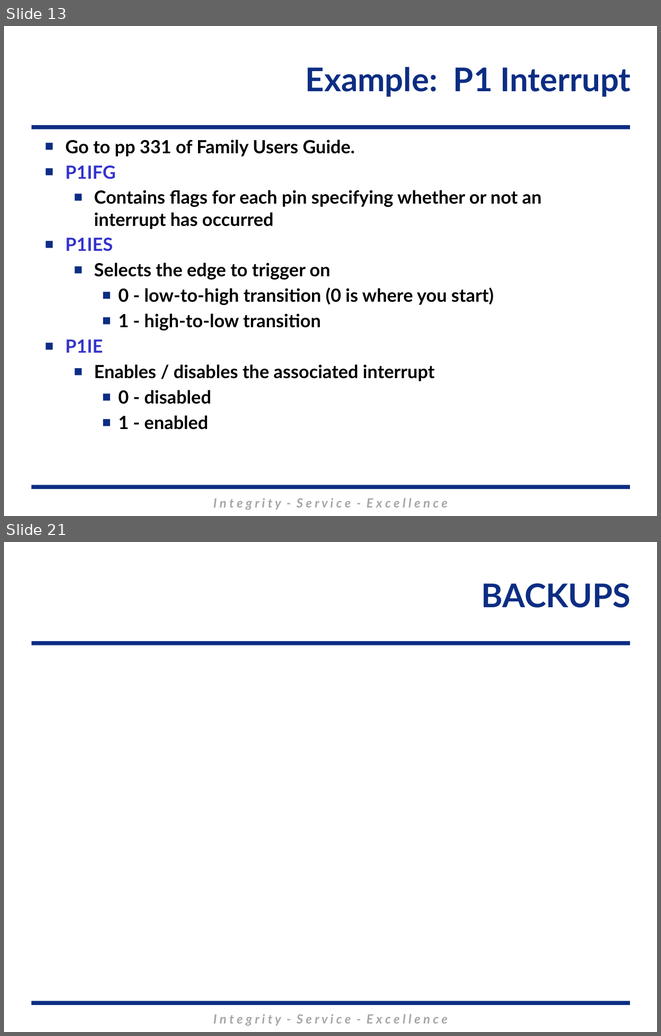
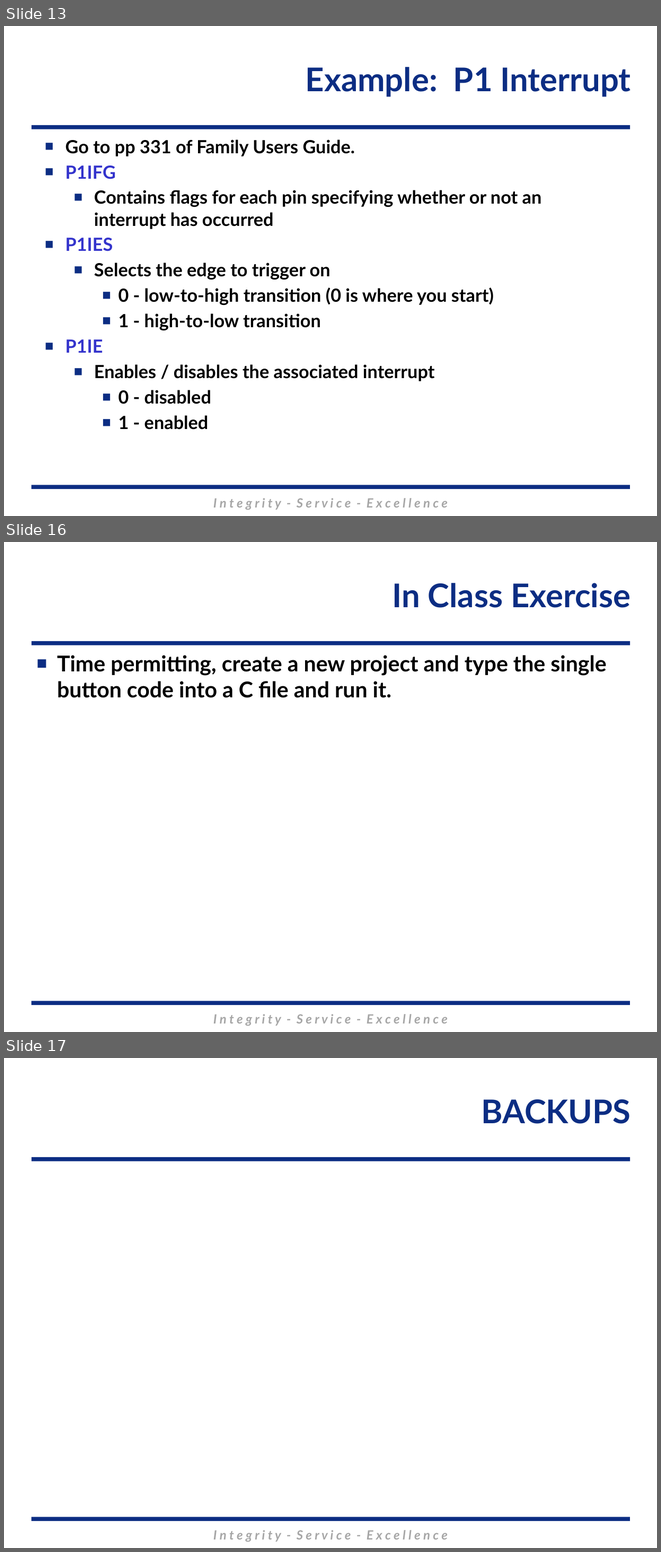
Before and after one commit to MarsUniversity/ECE382, a slide deck: source/lessons/lsn24-25/Lsn24-25.pptx. Shown one above the other, each under a label of ours: slides 13 and 21 before the commit, slides 13, 16 and 17 after it; the slides between them are not shown. The pictures are 661x1036 and 661x1552 pixels, drawn with LibreOffice and Linux fonts; fonts in the diff are those of the drawing; background and template pictures are left out. Boxes give left, top, right and bottom in pixels: in the first picture for what was removed or moved away, otherwise in the second. Text is boxed around its words. In the diff, an @@ line names an element or a change of style, - is before the commit and + after.

```diff
--- a/source/lessons/lsn24-25/Lsn24-25.pptx
+++ b/source/lessons/lsn24-25/Lsn24-25.pptx
@@ slide 16 added at <box>4,542,657,1032</box>, background #FFFFFF; not listed: 3 template elements that a slide beside it also shows @@
@@ title added at <box>392,583,630,608</box>, 36 pt, text #0C2D83, bold @@
+In Class Exercise
@@ text added at <box>57,655,606,698</box>, 24 pt, text #000000, bold @@
+■ Time permitting, create a new project and type the single button code into a C file and run it.
@@ what was slide 21 is now slide 17 @@
```
Also in this commit, not shown: 3 slides changed, 7 other files.
